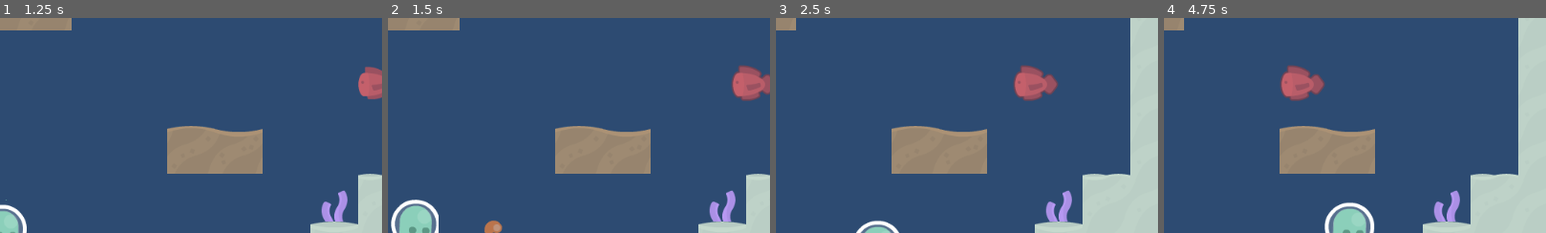
Above: before the commit, frames 1-4 (left to right).
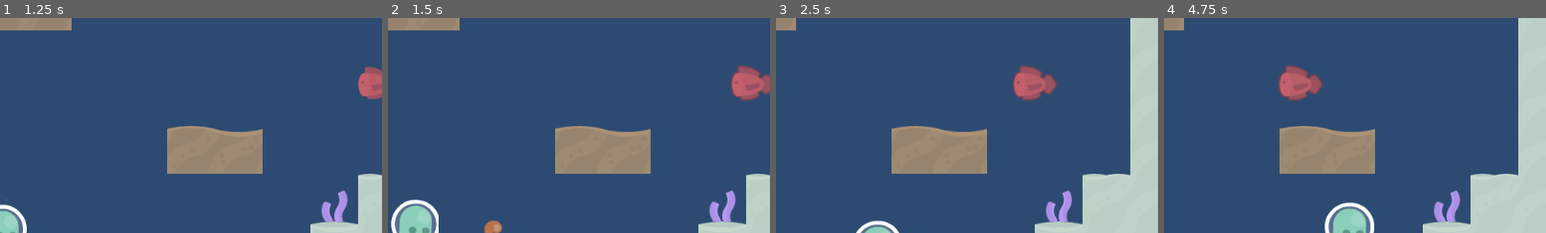
Above: after the commit, the same moments.

Repository: cpvanlue/dive-bug
Game: Godot game, scene res://MainMenu/MainMenu.tscn
Same seed, same stepped clock (60 frames per second), same inputs: the game is played once before the commit and once after it.
Inputs:
- Up to frame 1 (1.25 s): click "Play" at 0.5 s
- Up to frame 2 (1.5 s): tap Enter (shoot) at 1.25, 1.35 s; hold D (right) from 1.28 s (still down)
- Up to frame 3 (2.5 s): keep holding D (right); tap Shift (sprint) at 2.1 s
- Up to frame 4 (4.75 s): release D (right) at 2.78 s; hold A (left) 2.78-3.53 s; tap Space (swim) at 2.85 s; hold D (right) from 3.53 s (still down); tap Enter (shoot) at 3.6 s; hold Shift (sprint) from 4.28 s (still down)
The pictures show only the part of the screen within x 50-100%, y 26-76%; the shares and areas given below are measured in that part.

Frame 1 is identical in both runs. In frame 2, 0.2% of the frame differs, in the area x 89-100%, y 22-39%; in frame 3, 0.2%; in frame 4, 0.4%, in the area x 30-42%, y 21-39%.

Commit message:
Resolve warnings regarding conversion from float to int

Diff:
--- a/Enemy/Enemy.gd
+++ b/Enemy/Enemy.gd
@@ -3,8 +3,8 @@
 
 export var speed := 150.0
 
-var minSpeed := 0
-var maxSpeed := 0
+var minSpeed := 0.0
+var maxSpeed := 0.0
 var health := 0
 var velocity := Vector2.ZERO
 var height := rand_range(0, 640)
